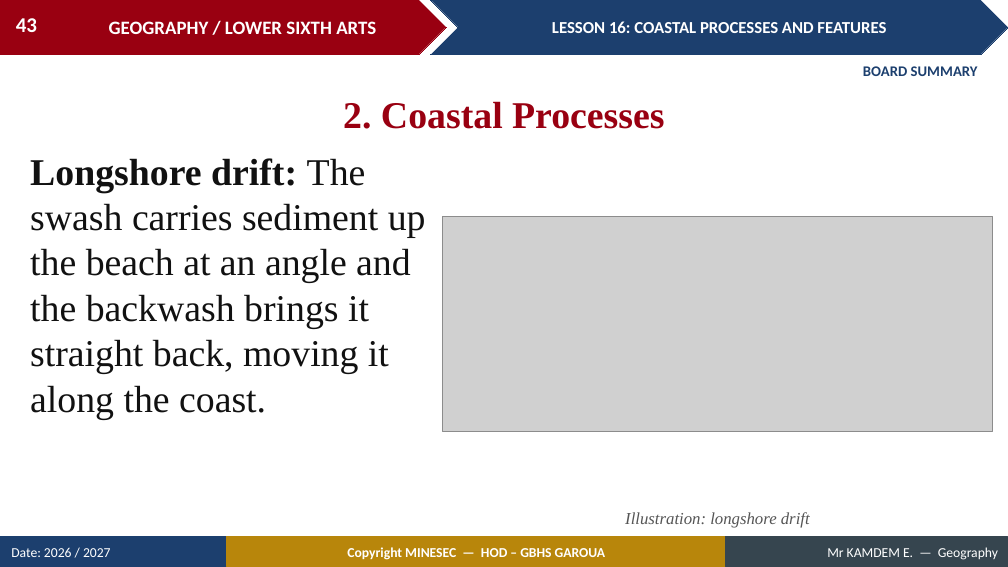
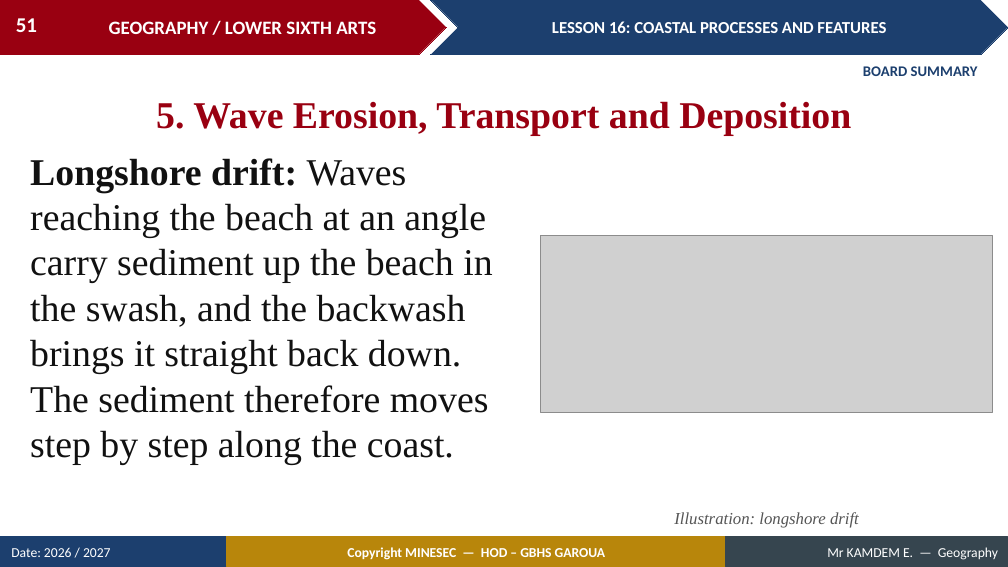
Before and after one commit to Berthautk/linea-github, a slide deck: slide 51 of lecons/LSA/Geomorphology/18_LSA_GEOMO_L16_Coastal_Processes_and_Features.pptx (slide 43 before the commit). Drawn at 1008x567 pixels with LibreOffice and Linux fonts; fonts in the diff are those of the drawing; grey boxes stand for pictures. Boxes give left, top, right and bottom in pixels: in the first picture for what was removed or moved away, otherwise in the second. Text is boxed around its words. In the diff, an @@ line names an element or a change of style, - is before the commit and + after.

```diff
--- a/lecons/LSA/Geomorphology/18_LSA_GEOMO_L16_Coastal_Processes_and_Features.pptx
+++ b/lecons/LSA/Geomorphology/18_LSA_GEOMO_L16_Coastal_Processes_and_Features.pptx
@@ page number at (x1=16, y1=18, x2=37, y2=32): text changed @@
-43
+51
@@ text at (x1=156, y1=101, x2=851, y2=136): text changed @@
-2. Coastal Processes
+5. Wave Erosion, Transport and Deposition
@@ text at (x1=30, y1=158, x2=492, y2=465): text changed @@
-Longshore drift: The swash carries sediment up the beach at an angle and the backwash brings it straight back, moving it along the coast.
+Longshore drift: Waves reaching the beach at an angle carry sediment up the beach in the swash, and the backwash brings it straight back down. The sediment therefore moves step by step along the coast.
@@ picture resized from (x1=442, y1=216, x2=993, y2=431) to (x1=541, y1=236, x2=993, y2=413) @@
@@ text "Illustration: longshore drift" moved from (x1=625, y1=512, x2=810, y2=528) to (x1=674, y1=512, x2=859, y2=528) @@
```
Also in this commit, not shown: 14 other slides changed, 14 slides added, 3 slides removed, 20 other files.
